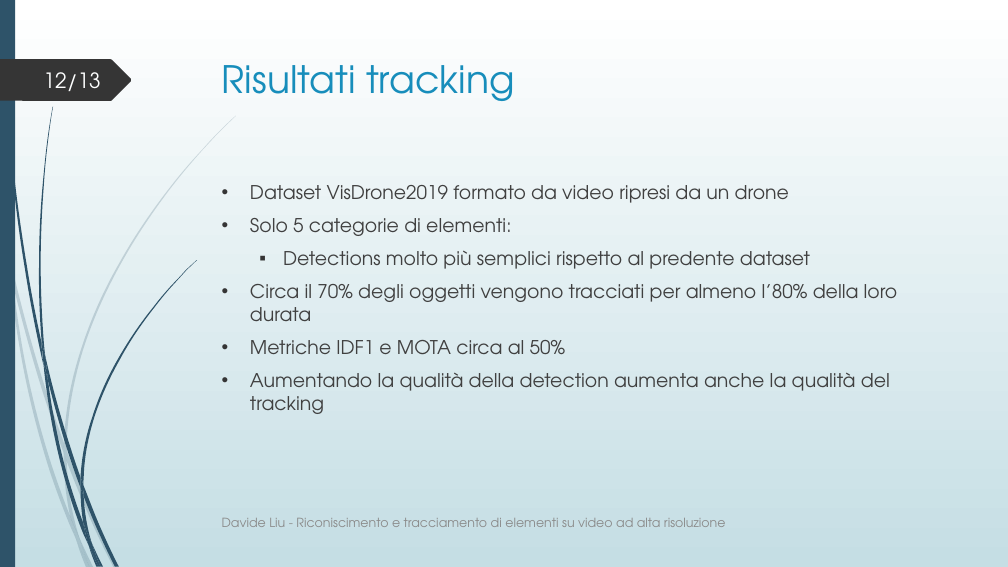
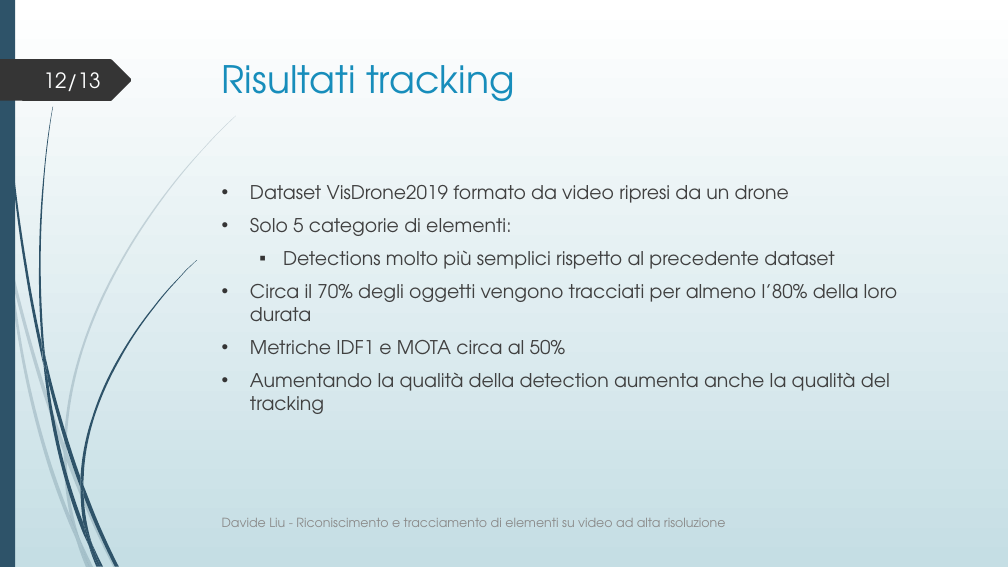
Before and after one commit to davide97l/Tesi-Laurea-Triennale, a slide deck: slide 12 of presentazione_tesi.pptx. Drawn at 1008x567 pixels with LibreOffice and Linux fonts; fonts in the diff are those of the drawing. Boxes give left, top, right and bottom in pixels: in the first picture for what was removed or moved away, otherwise in the second. Text is boxed around its words. In the diff, an @@ line names an element or a change of style, - is before the commit and + after.

```diff
--- a/presentazione_tesi.pptx
+++ b/presentazione_tesi.pptx
@@ text at box(283, 251, 834, 269): text changed @@
-  ▪ Detections molto più semplici rispetto al predente dataset
+  ▪ Detections molto più semplici rispetto al precedente dataset
```
Also in this commit, not shown: 4 other slides changed.
